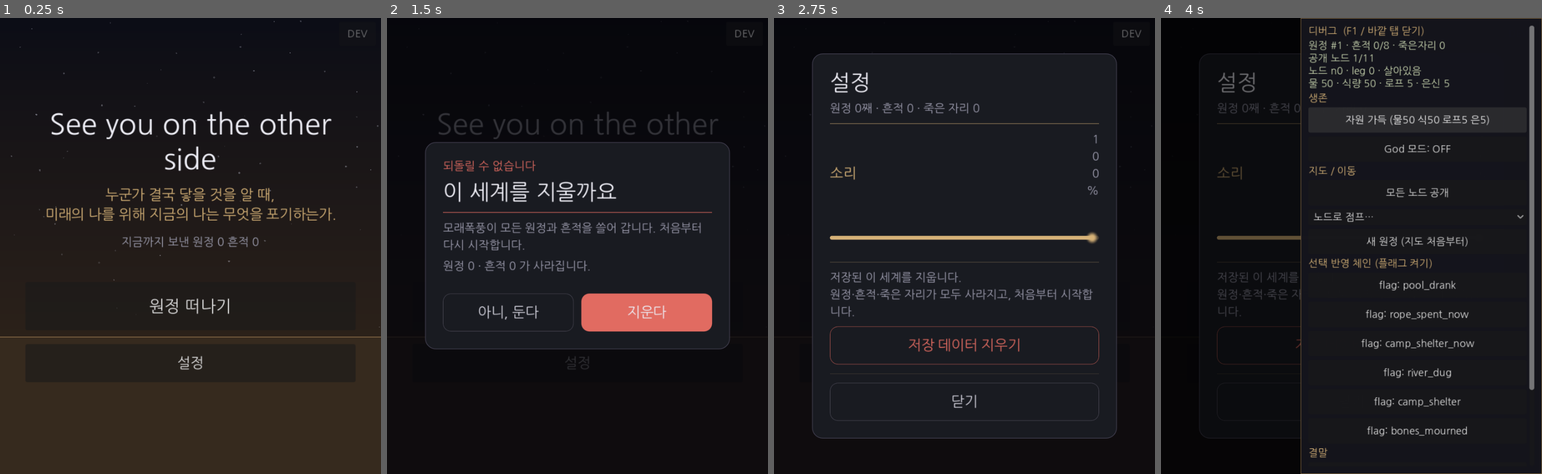
Above: before the commit, frames 1-4 (left to right).
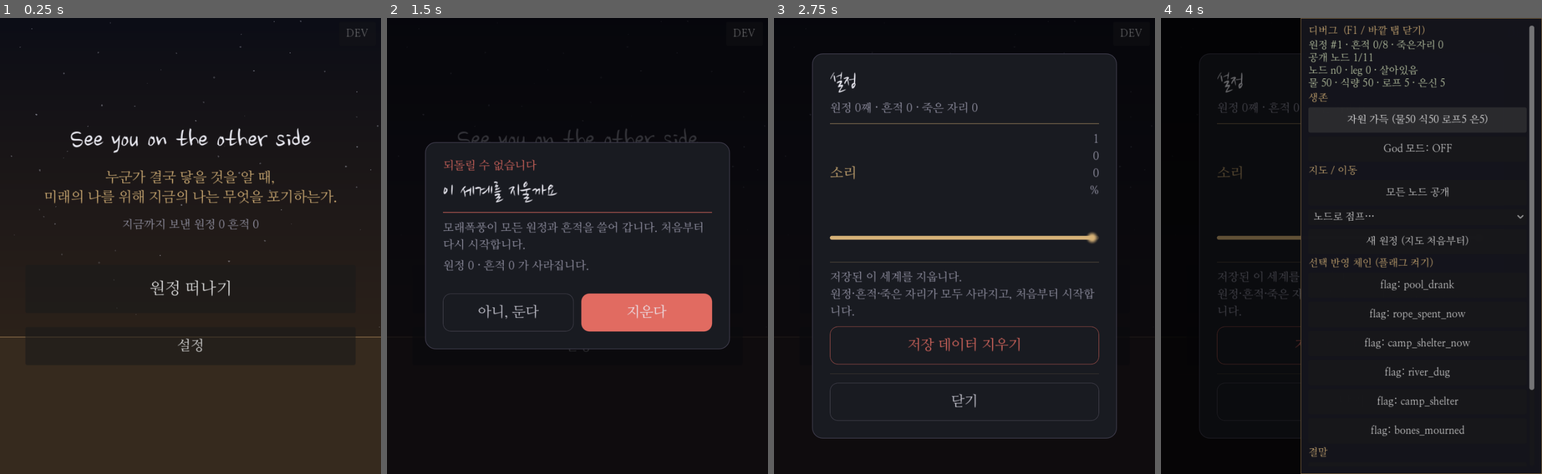
Above: after the commit, the same moments.

Repository: soomin007/Otherside
Game: Godot game, scene res://scenes/main.tscn
Same seed, same stepped clock (60 frames per second), same inputs: the game is played once before the commit and once after it.
Inputs:
- Up to frame 1 (0.25 s): no input
- Up to frame 2 (1.5 s): click "설정" at 0.5 s; click "저장 데이터 지우기" at 1.25 s
- Up to frame 3 (2.75 s): click "아니, 둔다" at 2 s
- Up to frame 4 (4 s): click "DEV" at 2.75 s; click "자원 가득 (물50 식50 로프5 은5)" at 3.5 s

The runs differ from the first frame. In frame 1, 5.7% of the frame differs, in the area x 6-97%, y 2-78%; in frame 2, 3.6%; in frame 3, 2.1%; in frame 4, 4.5%.

Commit message:
feat(ui): 폰트 교체 — 본문 나눔명조 + 제목 나눔손글씨 붓
- project.godot custom_font: NanumGothic → NanumMyeongjo (본문, "굴림체 느낌" 탈출·서사 톤)
- UITheme: 제목/타이틀(FS_H1 이상 라벨)에 나눔손글씨 붓(TITLE_FONT) 오버라이드 — LOTR·지도 톤 강조
- 줄간격 line_spacing 8 과 함께 텍스트 미감 개선
- 폰트 ttf 2종 assets/fonts/ 추가(OFL, Google Fonts). 마루 부리는 자동 다운 URL 부재로 나눔명조로 대체(ttf 주면 교체 가능)

Co-Authored-By: Claude Opus 4.8 (1M context) <noreply@anthropic.com>
Claude-Session: https://claude.ai/code/session_01PXf7YUYeFneWV5f8HRH2Hq

Diff:
--- a/project.godot
+++ b/project.godot
@@ -25,7 +25,7 @@
 
 [gui]
 
-theme/custom_font="res://assets/fonts/NanumGothic-Regular.ttf"
+theme/custom_font="res://assets/fonts/NanumMyeongjo-Regular.ttf"
 theme/default_font_size=24
 
 [display]
--- a/scripts/ui/UITheme.gd
+++ b/scripts/ui/UITheme.gd
@@ -42,6 +42,9 @@
 const FS_SMALL: int = 18     ## 보조 설명
 const FS_TINY: int = 14      ## 지도 눈금 등 캔버스 미세 텍스트
 
+# --- 제목 폰트 (붓·손글씨 — 제목/타이틀 강조. 본문은 project.godot 의 명조) ---
+const TITLE_FONT: FontFile = preload("res://assets/fonts/NanumBrushScript-Regular.ttf")
+
 # --- 터치 / 레이아웃 ---
 const BTN_H: float = 76.0      ## 주요 버튼 높이
 const BTN_H_SM: float = 60.0   ## 보조 버튼 높이
@@ -102,6 +105,8 @@
 	l.add_theme_font_size_override("font_size", size)
 	l.add_theme_color_override("font_color", color)
 	l.add_theme_constant_override("line_spacing", 8)  # 여러 줄 본문 줄간격 넉넉히(기본 3은 답답)
+	if size >= FS_H1:
+		l.add_theme_font_override("font", TITLE_FONT)  # 제목·타이틀(FS_H1 이상)은 붓·손글씨로 강조
 	l.autowrap_mode = TextServer.AUTOWRAP_WORD_SMART
 	if center:
 		l.horizontal_alignment = HORIZONTAL_ALIGNMENT_CENTER
Binary file added: assets/fonts/NanumBrushScript-Regular.ttf
Not shown, added: assets/fonts/NanumBrushScript-Regular.ttf.import
Binary file added: assets/fonts/NanumMyeongjo-Regular.ttf
Not shown, added: assets/fonts/NanumMyeongjo-Regular.ttf.import
